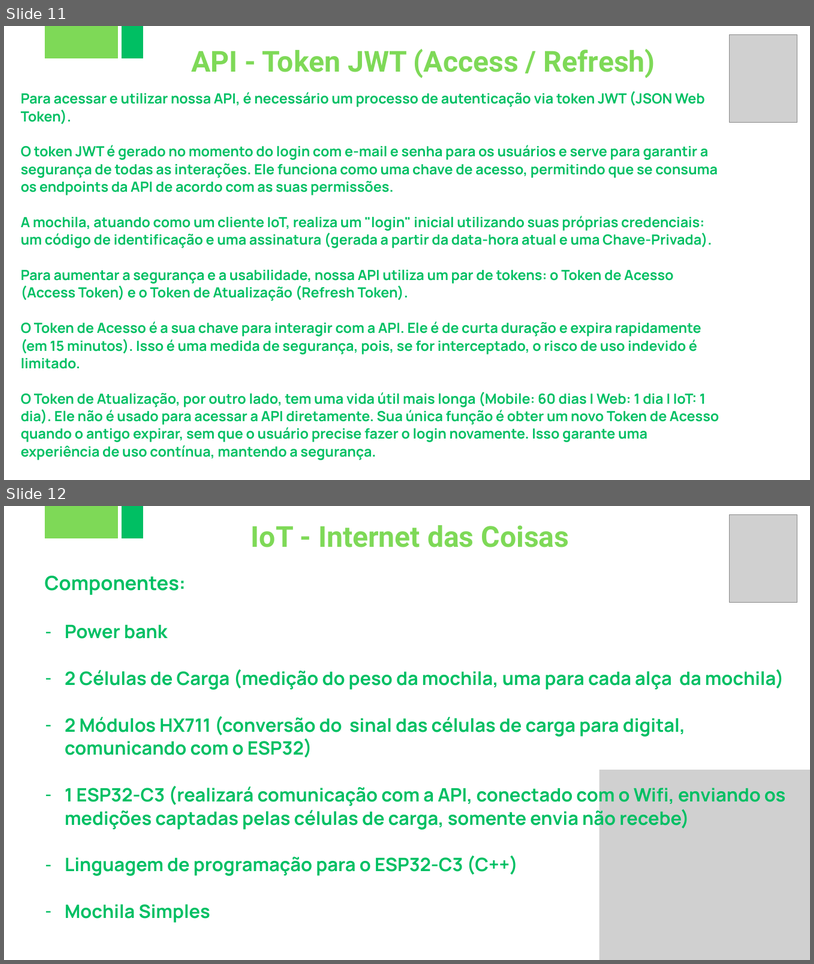
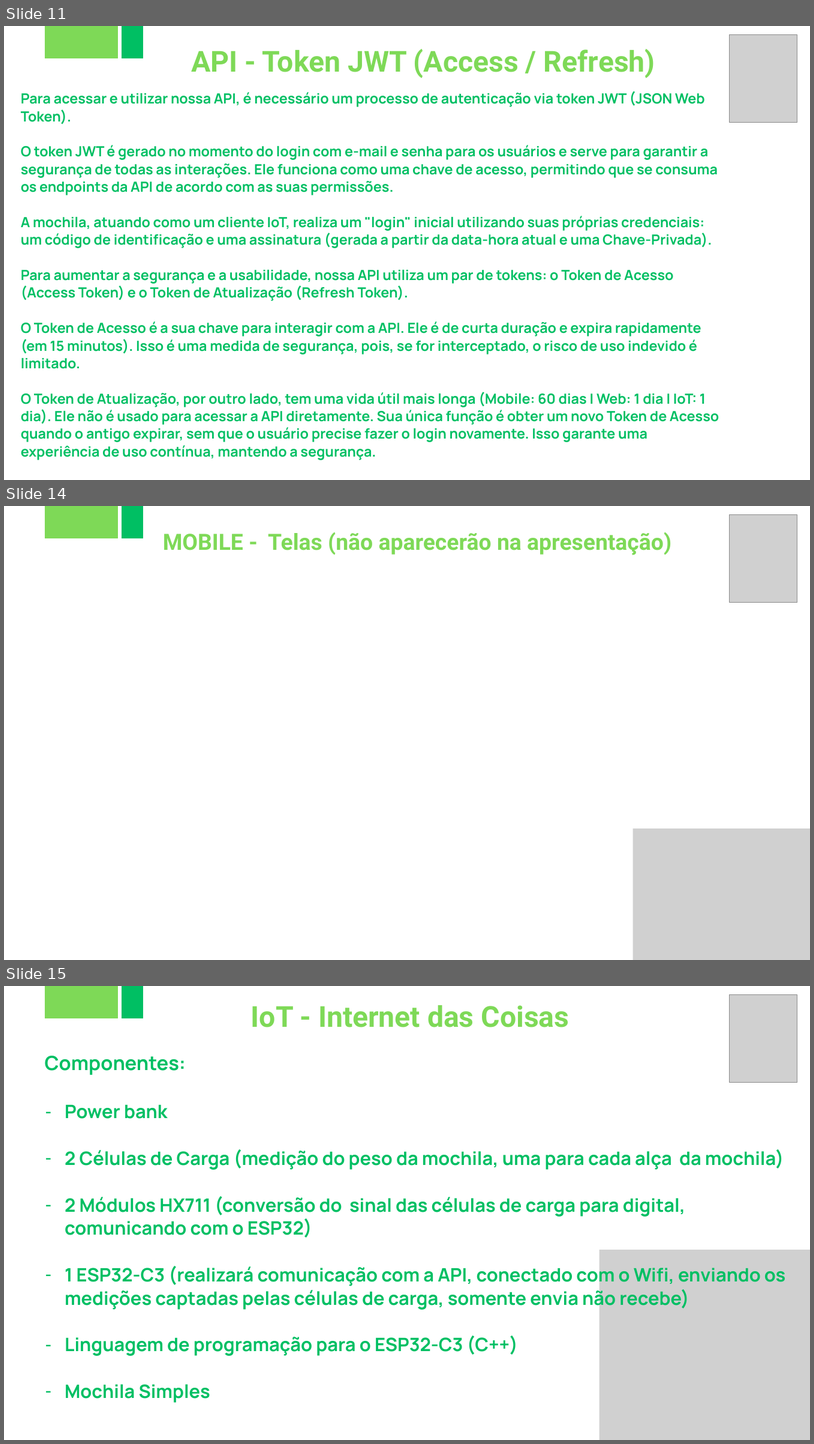
Before and after one commit to FatecFranca/DSM-G06-PI4-2025-2, a slide deck: 2-Apresentação-PI-4-Semestre.pptx. Shown one above the other, each under a label of ours: slides 11 and 12 before the commit, slides 11, 14 and 15 after it; the slides between them are not shown. The pictures are 814x964 and 814x1444 pixels, drawn with LibreOffice and Linux fonts; fonts in the diff are those of the drawing; grey boxes stand for pictures. Boxes give left, top, right and bottom in pixels: in the first picture for what was removed or moved away, otherwise in the second. Text is boxed around its words. In the diff, an @@ line names an element or a change of style, - is before the commit and + after.

Commit message:
API & MOBILE | Atualização de Rotas - Inclusão de Índice | Adpataçaõ de telas para as rotas alteradas | Melhor Performance

```diff
--- a/2-Apresentação-PI-4-Semestre.pptx
+++ b/2-Apresentação-PI-4-Semestre.pptx
@@ slide 14 added at box(4, 506, 810, 960), background #FFFFFF @@
@@ freeform shape added at box(45, 506, 118, 538), fill #7ED957 @@
@@ freeform shape added at box(122, 506, 143, 538), fill #00BF63 @@
@@ picture added at box(730, 515, 797, 603) @@
@@ text added at box(163, 532, 672, 555), 40 pt, text #7ED957, bold @@
+MOBILE - Telas (não aparecerão na apresentação)
@@ picture added at box(633, 828, 810, 960) @@
@@ what was slide 12 is now slide 15 @@
```
Also in this commit, not shown: 3 slides changed, 2 other slides added, 5 slides removed, 40 other files.
